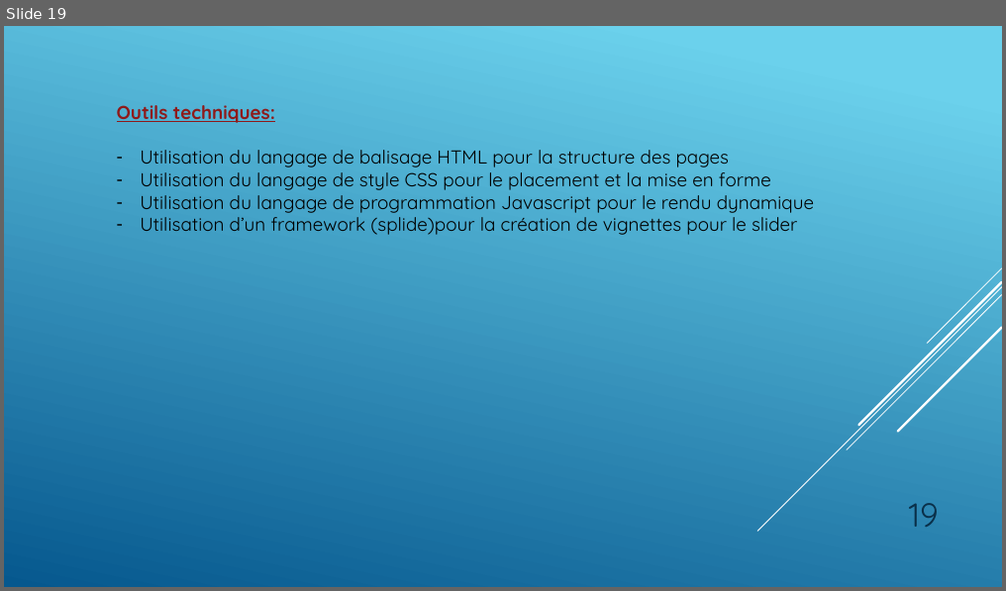
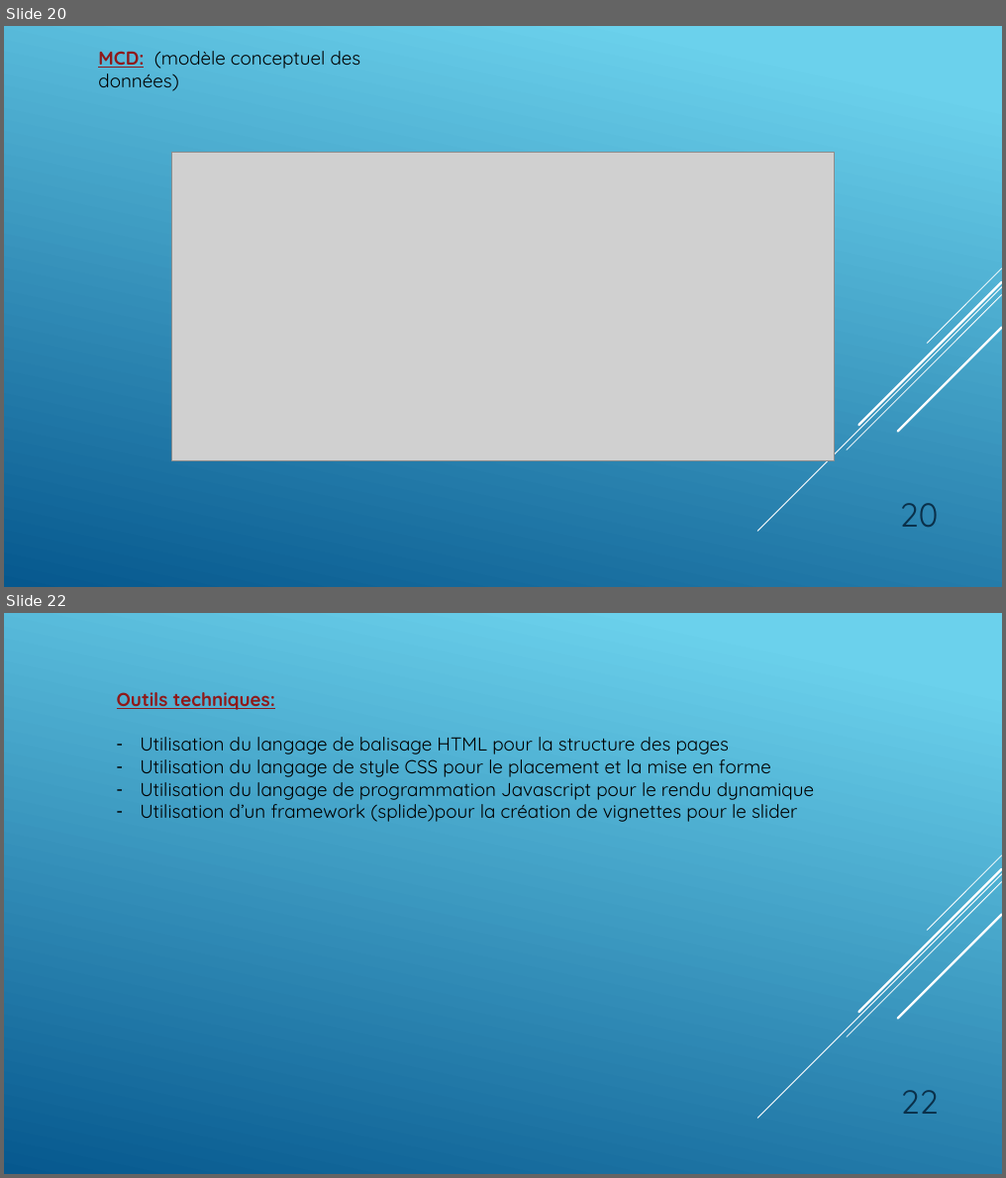
Before and after one commit to GillesP-dev/FilRouge, a slide deck: CDC/L_artiste.pptx. Shown one above the other, each under a label of ours: slide 19 before the commit, slides 20 and 22 after it; the slides between them are not shown. The pictures are 1006x591 and 1006x1178 pixels, drawn with LibreOffice and Linux fonts; fonts in the diff are those of the drawing; grey boxes stand for pictures. Boxes give left, top, right and bottom in pixels: in the first picture for what was removed or moved away, otherwise in the second. Text is boxed around its words. In the diff, an @@ line names an element or a change of style, - is before the commit and + after.

```diff
--- a/CDC/L_artiste.pptx
+++ b/CDC/L_artiste.pptx
@@ slide 20 added at (x1=4, y1=26, x2=1002, y2=587), background gradient #6ED2EB to #06588E; not listed: 5 template elements that a slide beside it also shows @@
@@ text added at (x1=98, y1=51, x2=361, y2=91), 18 pt, text #000000 @@
+MCD: (modèle conceptuel des données)
@@ picture added at (x1=171, y1=152, x2=834, y2=462) @@
@@ page number added at (x1=900, y1=503, x2=939, y2=527), 32 pt, text #0A304A @@
+20
@@ what was slide 19 is now slide 22 @@
@@ page number at (x1=901, y1=1090, x2=939, y2=1114): text changed @@
-19
+22
```
Also in this commit, not shown: 2 slides changed, 2 other slides added, 7 other files.
